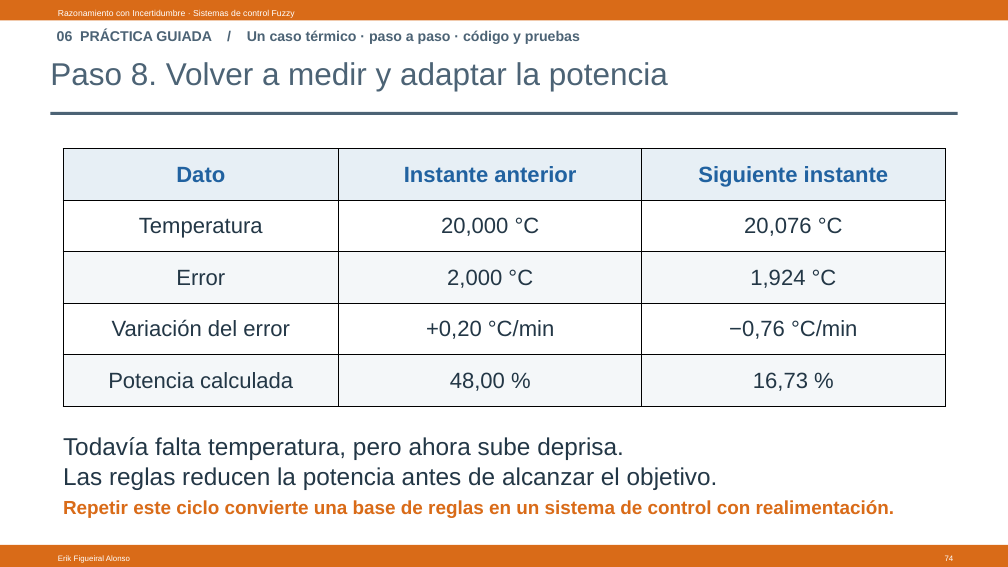
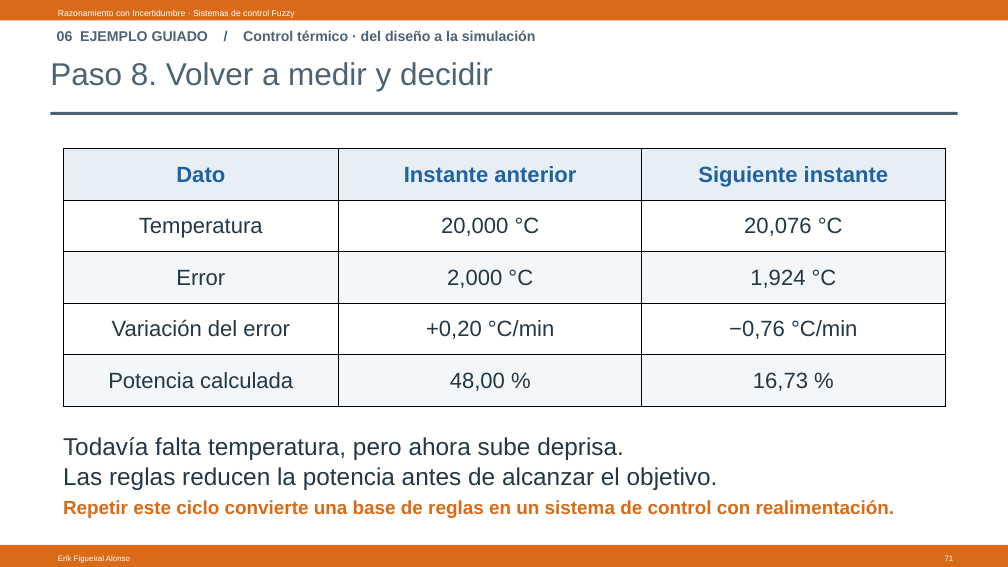
Before and after one commit to Figueiral-Alonso/Docencia, a slide deck: slide 71 of 26/Razonamiento con Incertidumbre/P2_Arquitectura/Control_Fuzzy/Sistemas_de_Control_Fuzzy.pptx (slide 74 before the commit). Drawn at 1008x567 pixels with LibreOffice and Linux fonts; fonts in the diff are those of the drawing. Boxes give left, top, right and bottom in pixels: in the first picture for what was removed or moved away, otherwise in the second. Text is boxed around its words. In the diff, an @@ line names an element or a change of style, - is before the commit and + after.

Commit message:
Reorganiza fuzzy por capítulos de Ross y guía el diseño de control

```diff
--- a/26/Razonamiento con Incertidumbre/P2_Arquitectura/Control_Fuzzy/Sistemas_de_Control_Fuzzy.pptx
+++ b/26/Razonamiento con Incertidumbre/P2_Arquitectura/Control_Fuzzy/Sistemas_de_Control_Fuzzy.pptx
@@ text at <box>57,30,536,41</box>: text changed @@
-06 PRÁCTICA GUIADA / Un caso térmico · paso a paso · código y pruebas
+06 EJEMPLO GUIADO / Control térmico · del diseño a la simulación
@@ text at <box>50,62,493,91</box>: text changed @@
-Paso 8. Volver a medir y adaptar la potencia
+Paso 8. Volver a medir y decidir
```
Also in this commit, not shown: 66 other slides changed, 12 slides added, 17 slides removed, 1 other file.
